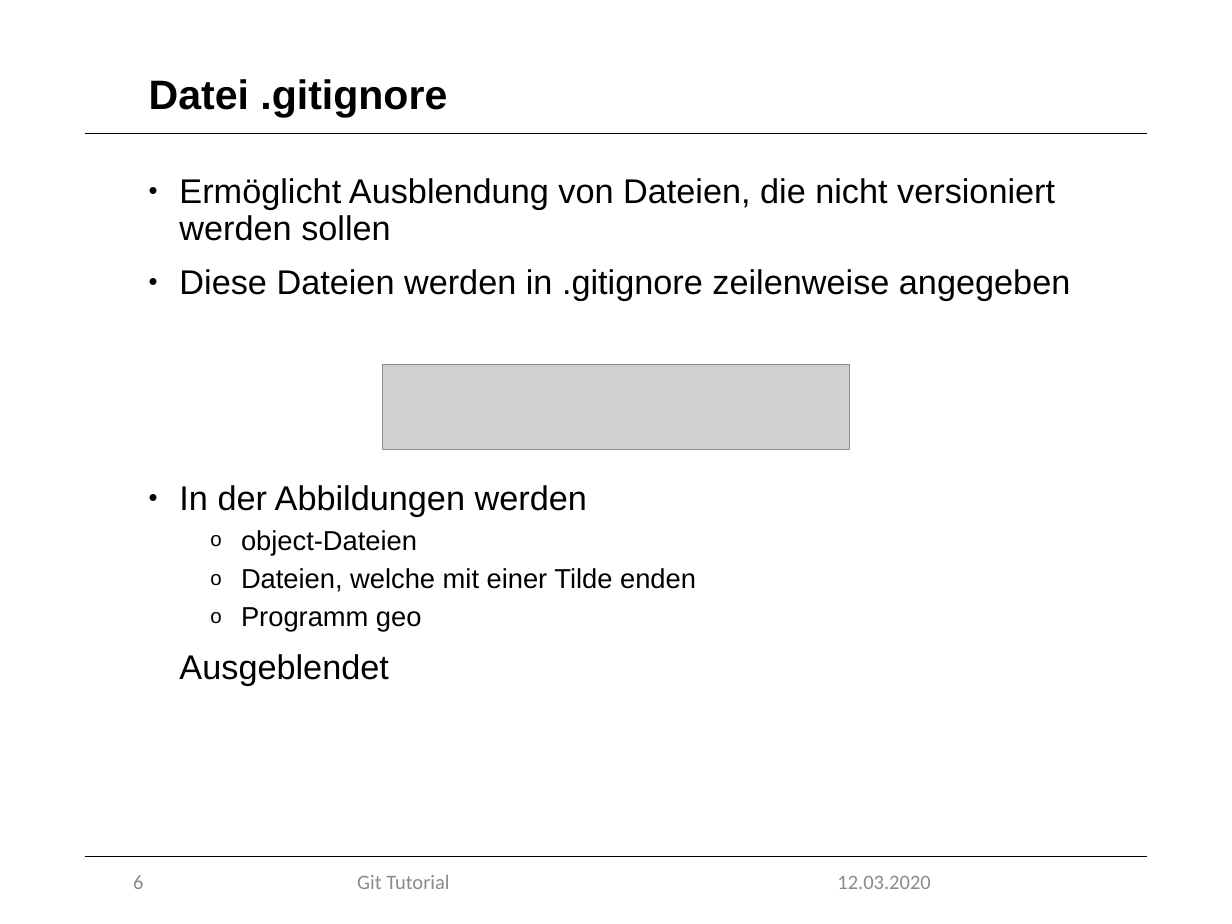
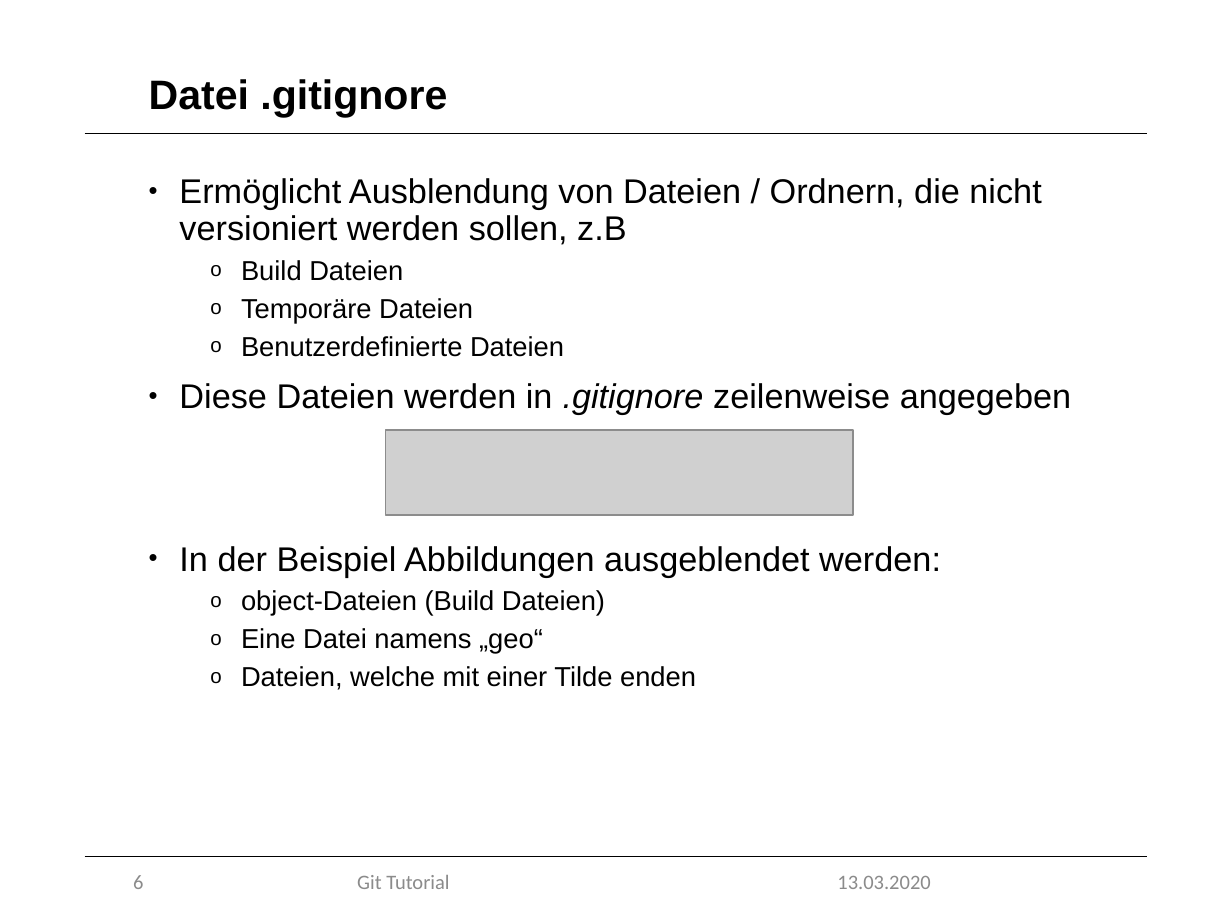
Before and after one commit to marcretzlaff/projektarbeit, a slide deck: slide 6 of Präsentation-90min/Präsentation-90min.pptx. Drawn at 1232x924 pixels with LibreOffice and Linux fonts; fonts in the diff are those of the drawing; grey boxes stand for pictures; background and template pictures are left out. Boxes give left, top, right and bottom in pixels: in the first picture for what was removed or moved away, otherwise in the second. Text is boxed around its words. In the diff, an @@ line names an element or a change of style, - is before the commit and + after.

Commit message:
Modified 90min Präsi
added reset, revert, index, commit, branch, tags
modified .gitignore, log, stash, merge

```diff
--- a/Präsentation-90min/Präsentation-90min.pptx
+++ b/Präsentation-90min/Präsentation-90min.pptx
@@ text at [179,178,1041,245]: text changed @@
-• Ermöglicht Ausblendung von Dateien, die nicht versioniert werden sollen
+• Ermöglicht Ausblendung von Dateien / Ordnern, die nicht versioniert werden sollen, z.B
+  o Build Dateien
+  o Temporäre Dateien
+  o Benutzerdefinierte Dateien
@@ text at [179,383,1071,415]: italic on in ".gitignore" @@
@@ picture: place and size @@
-picture at [382,365,849,450]
+picture at [386,430,853,515]
@@ text at [179,546,941,654]: text changed; size 20 to 16 pt @@
-• In der Abbildungen werden
-  o object-Dateien
+• In der Beispiel Abbildungen ausgeblendet werden:
+  o object-Dateien (Build Dateien)
+  o Eine Datei namens „geo“
@@ text at [179,607,422,685]: paragraphs removed @@
-  o Programm geo
-• Ausgeblendet
@@ text at [837,876,930,889]: text changed @@
-12.03.2020
+13.03.2020
```
Also in this commit, not shown: 19 other slides changed, 9 slides added, 10 slides removed.
